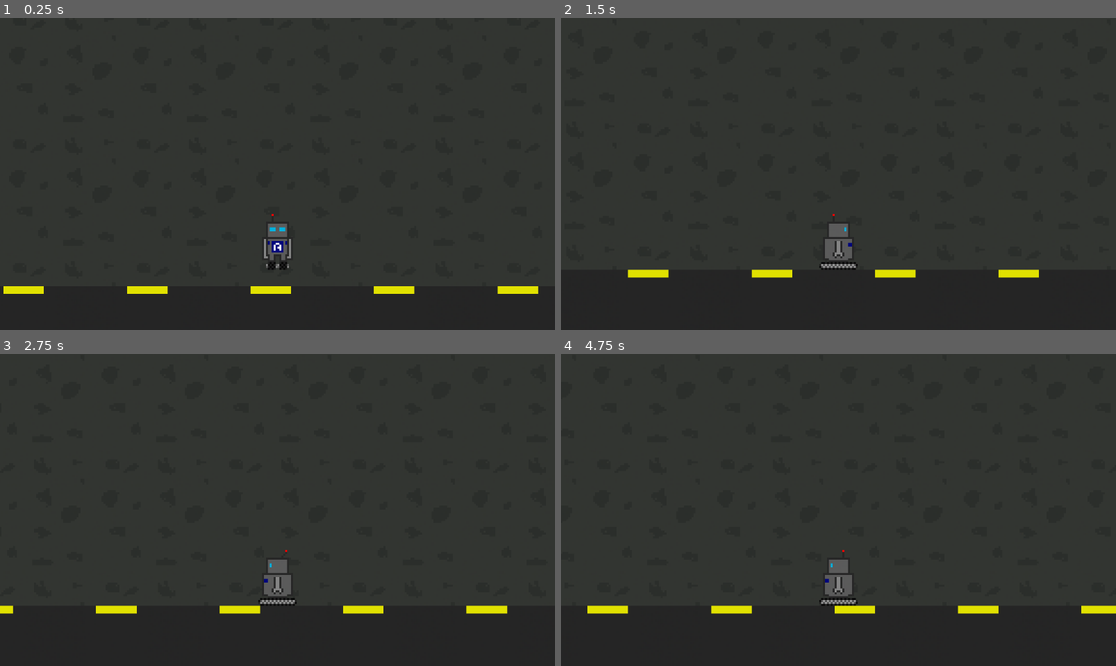
Above: before the commit, frames 1-4 (two rows, left to right).
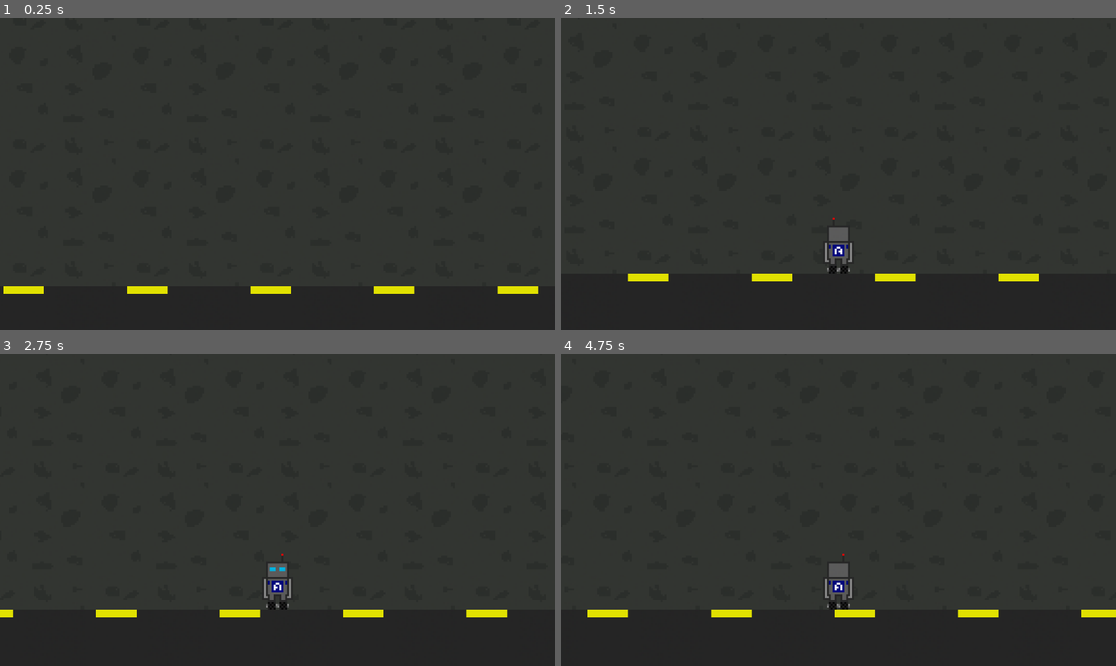
Above: after the commit, the same moments.

Repository: Letacio-Bezerra/Projeto-Games-Fiap
Game: Godot game, scene res://Scenes/level.tscn
Same seed, same stepped clock (60 frames per second), same inputs: the game is played once before the commit and once after it.
Inputs:
- Up to frame 1 (0.25 s): no input
- Up to frame 2 (1.5 s): hold D (right) from 0.53 s (still down); tap Space (jump) at 0.6, 0.77, 1.07, 1.35 s
- Up to frame 3 (2.75 s): tap Space (jump) at 1.52, 1.82, 2.1 s; release D (right) at 2.03 s; hold A (left) from 2.03 s (still down)
- Up to frame 4 (4.75 s): release A (left) at 2.78 s; hold D (right) 2.78-4.28 s; tap Space (jump) at 2.85, 3.02, 3.32, 3.6, 3.77, 4.07, 4.35, 4.52 s; hold A (left) from 4.28 s (still down)

The runs differ from the first frame. In frame 1, 0.4% of the frame differs, in the area x 47-53%, y 62-81%; in frame 2, 1.2%; in frame 3, 1.3%; in frame 4, 1.4%, in the area x 4-100%, y 62-85%.

Commit message:
alterando os sprites do player

Diff:
--- a/ac-1-2-tri/Scenes/player.tscn
+++ b/ac-1-2-tri/Scenes/player.tscn
@@ -1,45 +1,79 @@
 [gd_scene format=3 uid="uid://t4eba58qrakf"]
 
 [ext_resource type="Script" uid="uid://kruotuhycb24" path="res://Scripts/Player.gd" id="1_0bb2n"]
-[ext_resource type="Texture2D" uid="uid://crjsfs1du8ybm" path="res://Assets/Pixel art/robo_parado_spritesheet.png" id="2_6t5aa"]
-[ext_resource type="Texture2D" uid="uid://cnl8wwiy6tuvl" path="res://Assets/Pixel art/robo_andando_spritesheet.png" id="2_cvnsp"]
+[ext_resource type="Texture2D" uid="uid://cwxc5viwy1l7f" path="res://Assets/Pixel art/Robo/robo_parado_spritesheet_certo.png" id="2_vgqql"]
+[ext_resource type="Texture2D" uid="uid://bacs68dtf0xrv" path="res://Assets/Pixel art/Robo/robo_pulando_spritesheet.png" id="3_fkybt"]
+[ext_resource type="Texture2D" uid="uid://bma0puvq77uog" path="res://Assets/Pixel art/Robo/robo_parado_frente.png" id="4_x3wgy"]
+[ext_resource type="Texture2D" uid="uid://nu1bynq7ghkg" path="res://Assets/Pixel art/Robo/robo_pulando_lado_spritesheet.png" id="5_fkybt"]
 
 [sub_resource type="AtlasTexture" id="AtlasTexture_3smsa"]
-atlas = ExtResource("2_6t5aa")
+atlas = ExtResource("2_vgqql")
+region = Rect2(0, 0, 32, 32)
+
+[sub_resource type="AtlasTexture" id="AtlasTexture_8erm5"]
+atlas = ExtResource("2_vgqql")
 region = Rect2(32, 0, 32, 32)
 
-[sub_resource type="AtlasTexture" id="AtlasTexture_8erm5"]
-atlas = ExtResource("2_6t5aa")
+[sub_resource type="AtlasTexture" id="AtlasTexture_f1ek2"]
+atlas = ExtResource("2_vgqql")
+region = Rect2(0, 32, 32, 32)
+
+[sub_resource type="AtlasTexture" id="AtlasTexture_tx1dd"]
+atlas = ExtResource("2_vgqql")
 region = Rect2(32, 32, 32, 32)
 
-[sub_resource type="AtlasTexture" id="AtlasTexture_f1ek2"]
-atlas = ExtResource("2_6t5aa")
+[sub_resource type="AtlasTexture" id="AtlasTexture_gymyn"]
+atlas = ExtResource("3_fkybt")
 region = Rect2(0, 0, 32, 32)
 
-[sub_resource type="AtlasTexture" id="AtlasTexture_tx1dd"]
-atlas = ExtResource("2_6t5aa")
+[sub_resource type="AtlasTexture" id="AtlasTexture_pu2lt"]
+atlas = ExtResource("3_fkybt")
+region = Rect2(32, 0, 32, 32)
+
+[sub_resource type="AtlasTexture" id="AtlasTexture_ukyrk"]
+atlas = ExtResource("3_fkybt")
+region = Rect2(64, 0, 32, 32)
+
+[sub_resource type="AtlasTexture" id="AtlasTexture_7dp3o"]
+atlas = ExtResource("3_fkybt")
 region = Rect2(0, 32, 32, 32)
 
-[sub_resource type="AtlasTexture" id="AtlasTexture_6t5aa"]
-atlas = ExtResource("2_cvnsp")
+[sub_resource type="AtlasTexture" id="AtlasTexture_h4iuc"]
+atlas = ExtResource("3_fkybt")
+region = Rect2(32, 32, 32, 32)
+
+[sub_resource type="AtlasTexture" id="AtlasTexture_fd4e3"]
+atlas = ExtResource("4_x3wgy")
 region = Rect2(0, 0, 32, 32)
 
-[sub_resource type="AtlasTexture" id="AtlasTexture_vgqql"]
-atlas = ExtResource("2_cvnsp")
+[sub_resource type="AtlasTexture" id="AtlasTexture_x3wgy"]
+atlas = ExtResource("5_fkybt")
+region = Rect2(0, 0, 32, 32)
+
+[sub_resource type="AtlasTexture" id="AtlasTexture_qqcod"]
+atlas = ExtResource("5_fkybt")
 region = Rect2(32, 0, 32, 32)
 
-[sub_resource type="AtlasTexture" id="AtlasTexture_fkybt"]
-atlas = ExtResource("2_cvnsp")
+[sub_resource type="AtlasTexture" id="AtlasTexture_igrcy"]
+atlas = ExtResource("5_fkybt")
+region = Rect2(64, 0, 32, 32)
+
+[sub_resource type="AtlasTexture" id="AtlasTexture_fs7ks"]
+atlas = ExtResource("5_fkybt")
 region = Rect2(0, 32, 32, 32)
 
-[sub_resource type="AtlasTexture" id="AtlasTexture_x3wgy"]
-atlas = ExtResource("2_cvnsp")
+[sub_resource type="AtlasTexture" id="AtlasTexture_l6n3p"]
+atlas = ExtResource("5_fkybt")
 region = Rect2(32, 32, 32, 32)
+
+[sub_resource type="AtlasTexture" id="AtlasTexture_olqyp"]
+atlas = ExtResource("5_fkybt")
+region = Rect2(64, 32, 32, 32)
 
 [sub_resource type="SpriteFrames" id="SpriteFrames_3smsa"]
 animations = [{
 "frames": [{
-"duration": 8.0,
+"duration": 1.0,
 "texture": SubResource("AtlasTexture_3smsa")
 }, {
 "duration": 1.0,
@@ -57,24 +91,58 @@
 }, {
 "frames": [{
 "duration": 1.0,
-"texture": SubResource("AtlasTexture_6t5aa")
+"texture": SubResource("AtlasTexture_gymyn")
 }, {
 "duration": 1.0,
-"texture": SubResource("AtlasTexture_vgqql")
+"texture": SubResource("AtlasTexture_pu2lt")
 }, {
 "duration": 1.0,
-"texture": SubResource("AtlasTexture_fkybt")
+"texture": SubResource("AtlasTexture_ukyrk")
 }, {
 "duration": 1.0,
+"texture": SubResource("AtlasTexture_7dp3o")
+}, {
+"duration": 1.0,
+"texture": SubResource("AtlasTexture_h4iuc")
+}, {
+"duration": 1.0,
+"texture": SubResource("AtlasTexture_fd4e3")
+}],
+"loop": true,
+"name": &"jump_idle",
+"speed": 5.0
+}, {
+"frames": [{
+"duration": 1.0,
 "texture": SubResource("AtlasTexture_x3wgy")
+}, {
+"duration": 1.0,
+"texture": SubResource("AtlasTexture_qqcod")
+}, {
+"duration": 1.0,
+"texture": SubResource("AtlasTexture_igrcy")
+}, {
+"duration": 1.0,
+"texture": SubResource("AtlasTexture_fs7ks")
+}, {
+"duration": 1.0,
+"texture": SubResource("AtlasTexture_l6n3p")
+}, {
+"duration": 1.0,
+"texture": SubResource("AtlasTexture_olqyp")
 }],
+"loop": true,
+"name": &"jump_walk",
+"speed": 5.0
+}, {
+"frames": [],
 "loop": true,
 "name": &"walk",
 "speed": 5.0
 }]
 
 [sub_resource type="RectangleShape2D" id="RectangleShape2D_6t5aa"]
-size = Vector2(10, 24)
+size = Vector2(10, 25)
 
 [node name="Player" type="CharacterBody2D" unique_id=2086417280]
 texture_filter = 1
@@ -82,11 +150,10 @@
 
 [node name="AnimatedSprite2D" type="AnimatedSprite2D" parent="." unique_id=1937007021]
 sprite_frames = SubResource("SpriteFrames_3smsa")
-animation = &"idle"
-frame_progress = 0.31080234
+animation = &"walk"
 
 [node name="CollisionShape2D" type="CollisionShape2D" parent="." unique_id=1162238103]
-position = Vector2(0, 2)
+position = Vector2(0, 3.5)
 shape = SubResource("RectangleShape2D_6t5aa")
 
 [node name="Camera2D" type="Camera2D" parent="." unique_id=1592524843]
--- a/ac-1-2-tri/Scripts/Player.gd
+++ b/ac-1-2-tri/Scripts/Player.gd
@@ -32,6 +32,7 @@
 			animated_sprite_2d.play("walk")
 	else:
 		animated_sprite_2d.play("jump")
+
 	# Apply movement
 	if direction:
 		velocity.x = direction * SPEED
